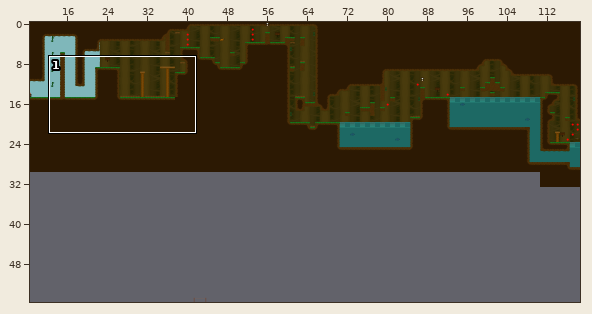
Tiled map: map.tmx. The picture above shows the old version from afar; the outline marks the close-up.
Close-up. First the earlier version:
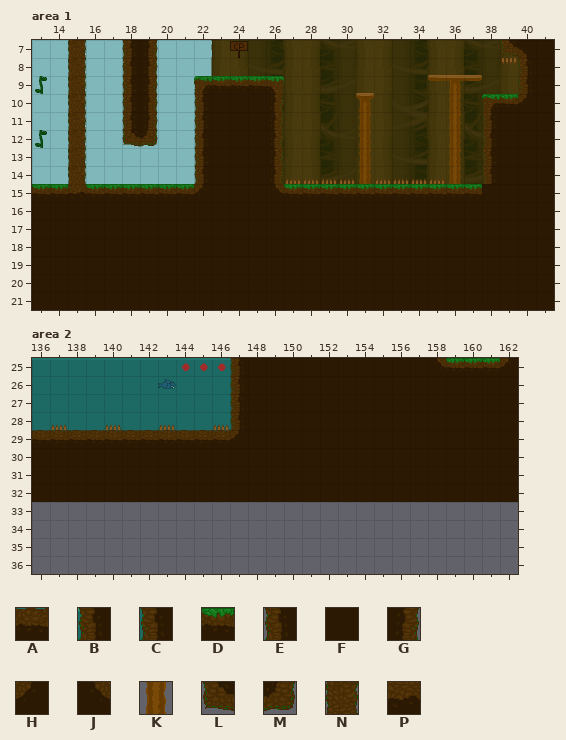
Cells are 32x32 px. Shown: area 1 x 13..41, y 7..21; area 2 x 136..162, y 25..36. The commit also changed other parts of the map, which this record leaves out.
Key: from "tuilesJeu": A 77, B 114, C 147, D 199, E 231, F 232, G 233, H 234, J 234 flipped left-right, K 243, L 264, M 266, N 268, P 300 flipped up-down.
_ is an empty cell.
Objects are placed by their top-left corner, in cells (3,4 is the top-left corner of cell 3,4); size is 1x1 cell unless given.
Layers that did not change in this view are not listed.
Layer "build" before, area 1, first column x 13:
11 __N__EG__EFFFG____K____K_EFFF
12 __N__LM__EFFFG____K____K_EFFF
13 __N______EFFFG____K____K_EFFF
14 __N______EFFFG____K____K_EFFF
15 DDPDDDDDDHFFFJDDDDDDDDDDDFFFF
16 FFFFFFFFFFFFFFFFFFFFFFFFFFFFF
17 FFFFFFFFFFFFFFFFFFFFFFFFFFFFF
18 FFFFFFFFFFFFFFFFFFFFFFFFFFFFF
19 FFFFFFFFFFFFFFFFFFFFFFFFFFFFF
20 FFFFFFFFFFFFFFFFFFFFFFFFFFFFF
21 FFFFFFFFFFFFFFFFFFFFFFFFFFFFF
Layer "build" before, area 2, first column x 136:
29 AAAAAAAAAAAHFFFFFFFFFFFFFFF
30 FFFFFFFFFFFFFFFFFFFFFFFFFFF
31 FFFFFFFFFFFFFFFFFFFFFFFFFFF
32 FFFFFFFFFFFFFFFFFFFFFFFFFFF
33 ___________________________
34 ___________________________
35 ___________________________
36 ___________________________
And afterwards:
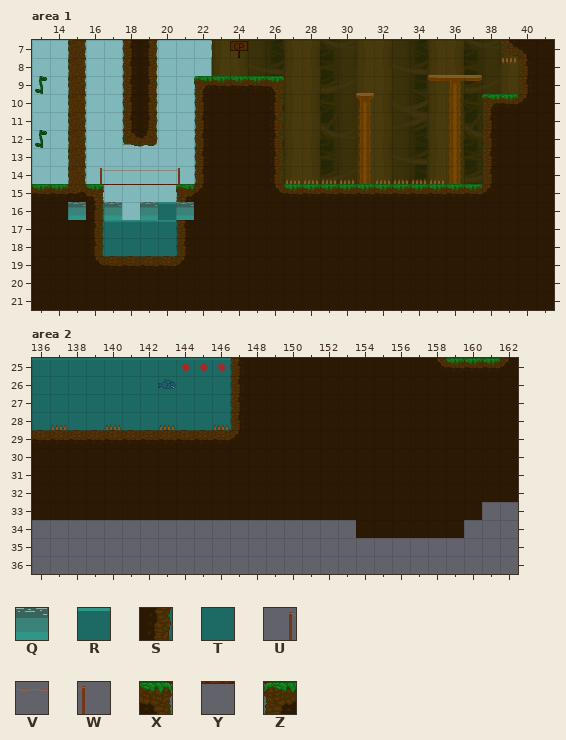
Further tiles: from "tuilesJeu": Q 80, R 113, S 145, T 146, U 272, V 273, W 274, X 338, Y 339, Z 340.
Edits made:
Changed rows in their new state; . is an unchanged cell.
Layer "eau", area 1:
first column x 17:
16 ..RR
17 RRRR
18 TTTT
Layer "build", area 1:
first column x 16:
15 XYYYYZ................H
16 S____B.................
17 S____C.................
18 S____C.................
19 JAAAAH.................
Layer "eauAnim", area 1:
added: Q at 17,16
added: Q at 19,16
added: Q at 15,16
added: Q at 21,16
Layer "devant", area 1:
first column x 16:
14 UVVVVW
Layer "build", area 2:
first column x 136:
33 FFFFFFFFFFFFFFFFFFFFFFFFF
34 ..................FFFFFF.
